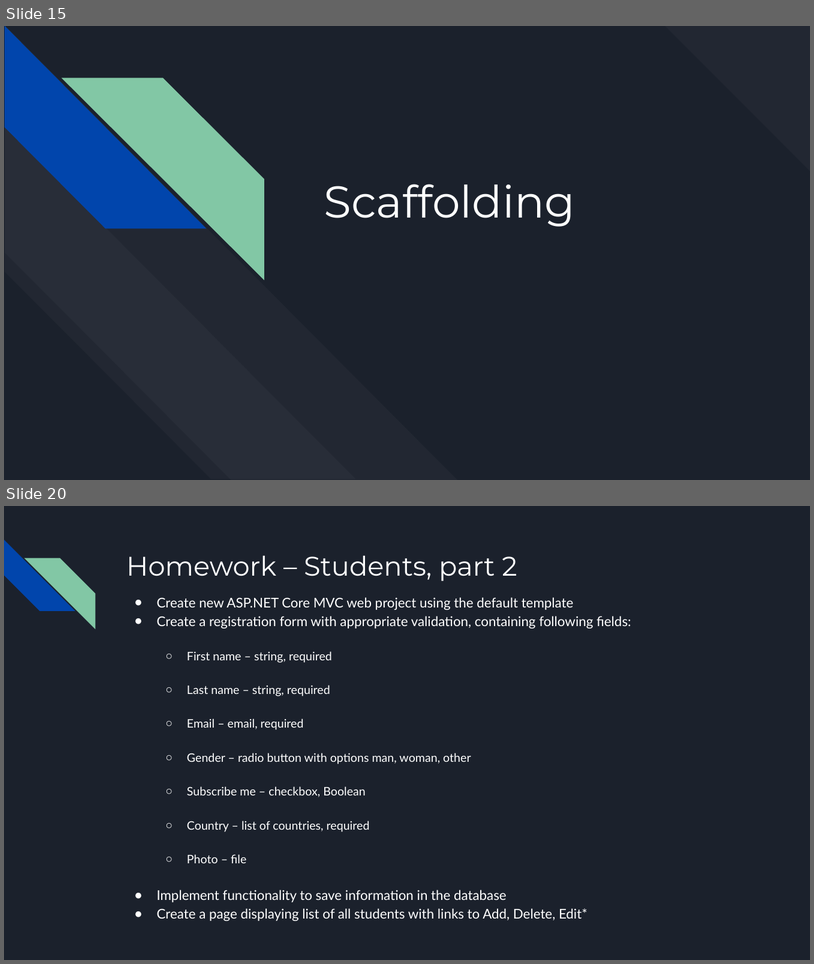
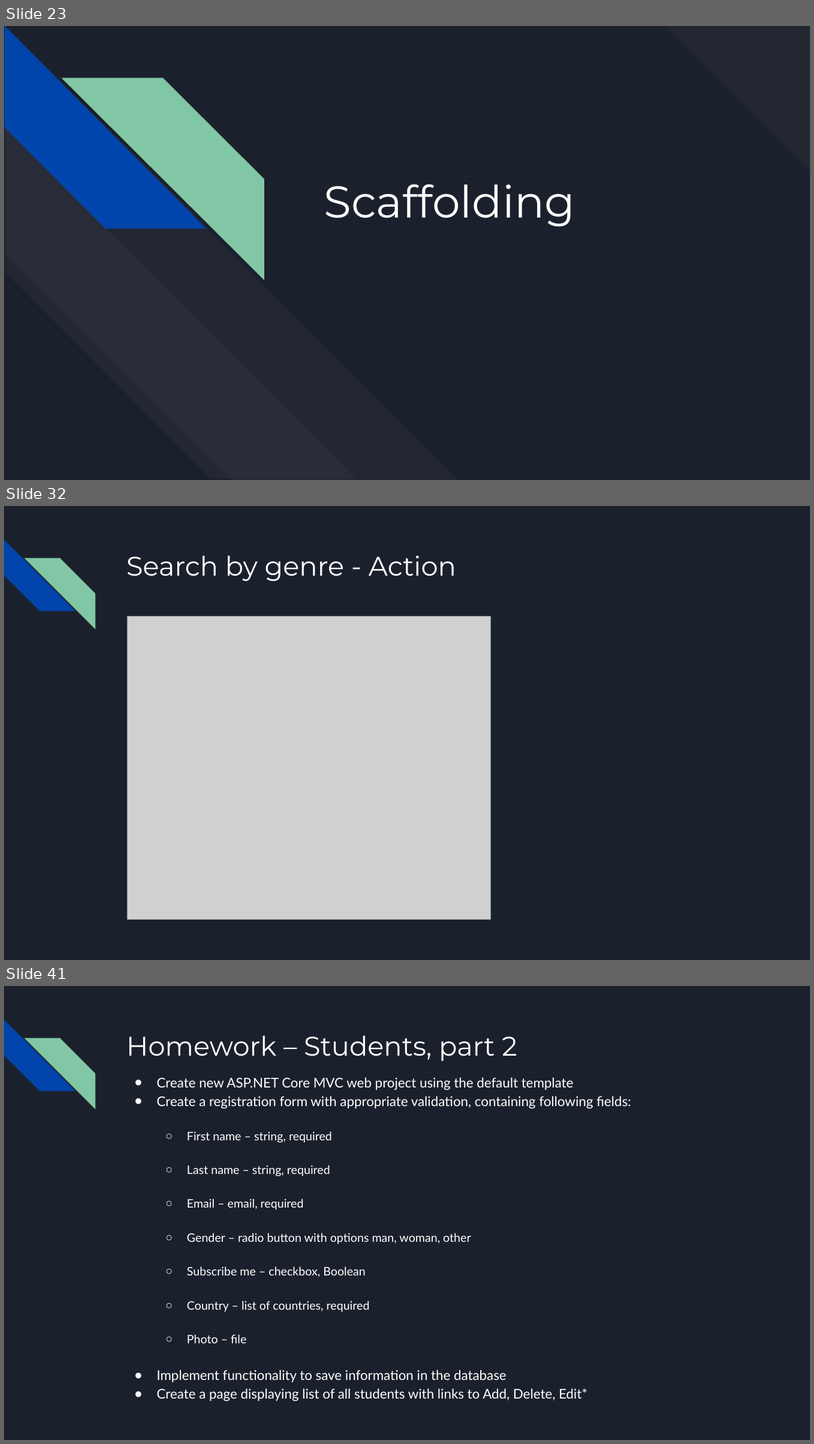
Before and after one commit to bulhard/Web-Programming, a slide deck: 00 Presentations/06 Working with Database.pptx. Shown one above the other, each under a label of ours: slides 15 and 20 before the commit, slides 23, 32 and 41 after it; the slides between them are not shown. The pictures are 814x964 and 814x1444 pixels, drawn with LibreOffice and Linux fonts; fonts in the diff are those of the drawing; grey boxes stand for pictures. Boxes give left, top, right and bottom in pixels: in the first picture for what was removed or moved away, otherwise in the second. Text is boxed around its words. In the diff, an @@ line names an element or a change of style, - is before the commit and + after.

```diff
--- a/00 Presentations/06 Working with Database.pptx
+++ b/00 Presentations/06 Working with Database.pptx
@@ slide 32 added at <box>4,506,810,960</box>, background #1B212C; not listed: 2 template elements that a slide beside it also shows @@
@@ title added at <box>126,555,456,581</box>, 32 pt, text #FFFFFF @@
+Search by genre - Action
@@ picture added at <box>128,616,491,919</box> @@
@@ what was slide 15 is now slide 23 @@
@@ what was slide 20 is now slide 41 @@
```
Also in this commit, not shown: 2 slides changed, 28 other slides added, 8 slides removed.
